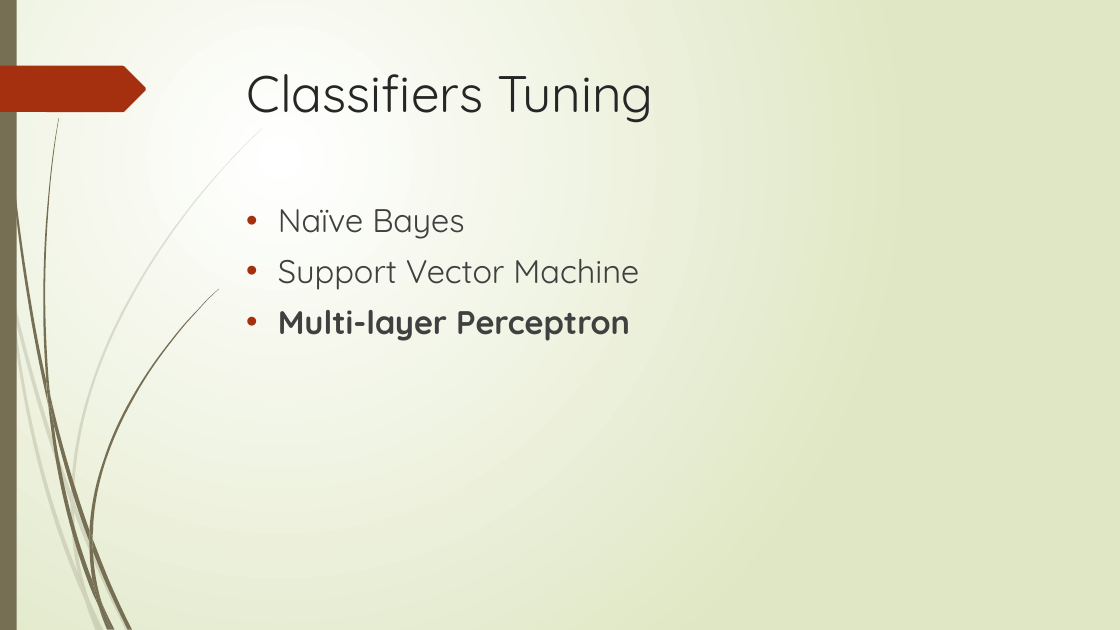
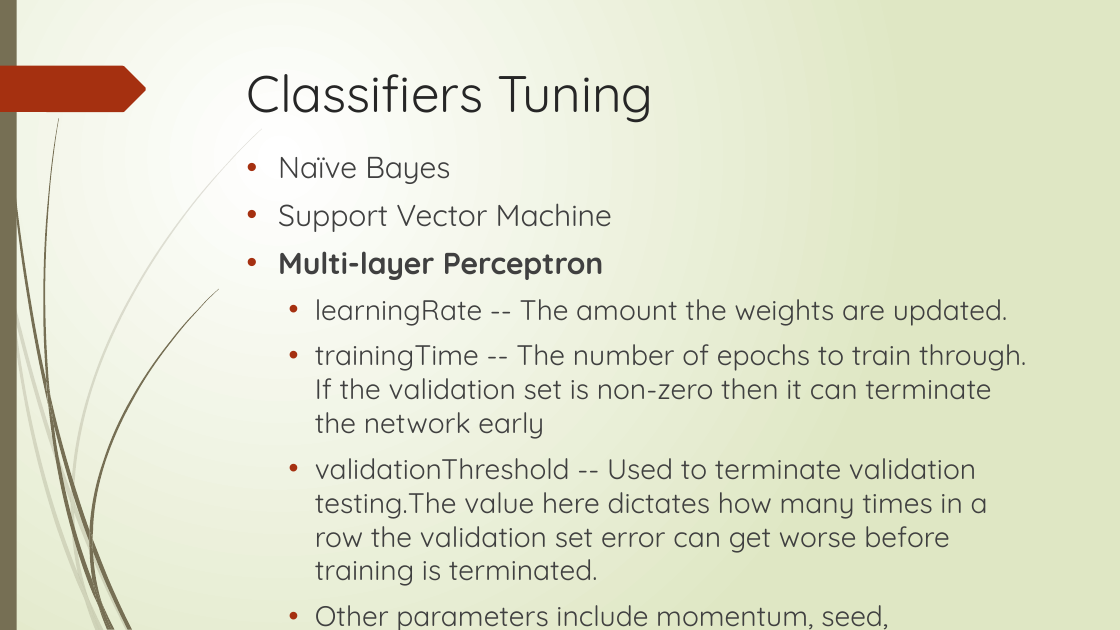
Before and after one commit to XiaokuanOSU/AI2report, a slide deck: slide 12 of PPTGroup10.pptx (slide 10 before the commit). Drawn at 1120x630 pixels with LibreOffice and Linux fonts; fonts in the diff are those of the drawing. Boxes give left, top, right and bottom in pixels: in the first picture for what was removed or moved away, otherwise in the second. Text is boxed around its words. In the diff, an @@ line names an element or a change of style, - is before the commit and + after.

```diff
--- a/PPTGroup10.pptx
+++ b/PPTGroup10.pptx
@@ text "Naïve Bayes": place and size @@
-text "Naïve Bayes" at [278, 209, 639, 341]
+text "Naïve Bayes" at [278, 157, 1026, 630]
@@ text at [278, 157, 612, 280]: size 28 to 25.9 pt in "Naïve Bayes", "Support Vector Machine", "Multi-layer Perceptron" @@
@@ text at [315, 299, 1026, 630]: paragraphs added @@
+  • learningRate -- The amount the weights are updated.
+  • trainingTime -- The number of epochs to train through. If the validation set is non-zero then it can terminate the network early
+  • validationThreshold -- Used to terminate validation testing.The value here dictates how many times in a row the validation set error can get worse before training is terminated.
+  • Other parameters include momentum, seed, nominalToBinaryFilter, hiddenLayers etc.
```
Also in this commit, not shown: 7 other slides changed, 1 slide added.
